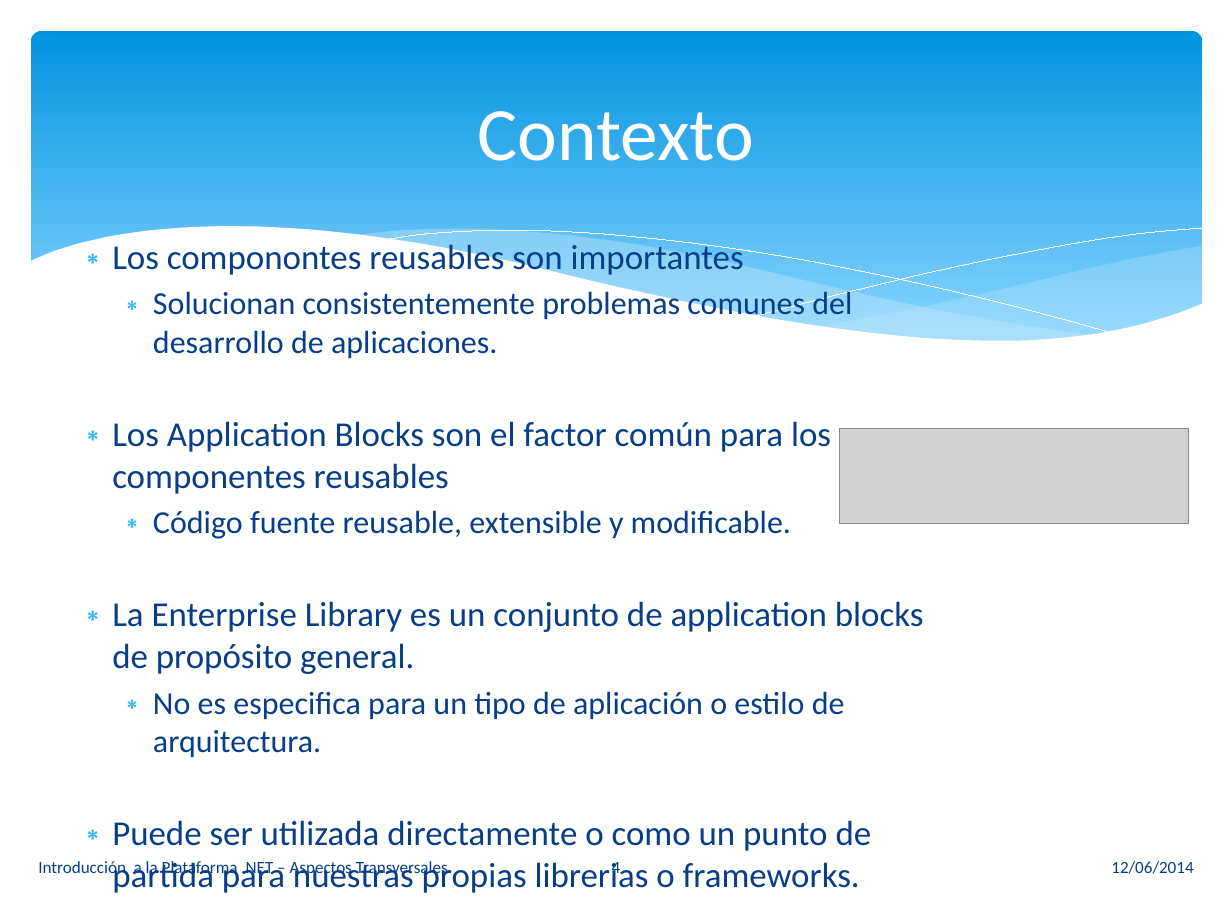
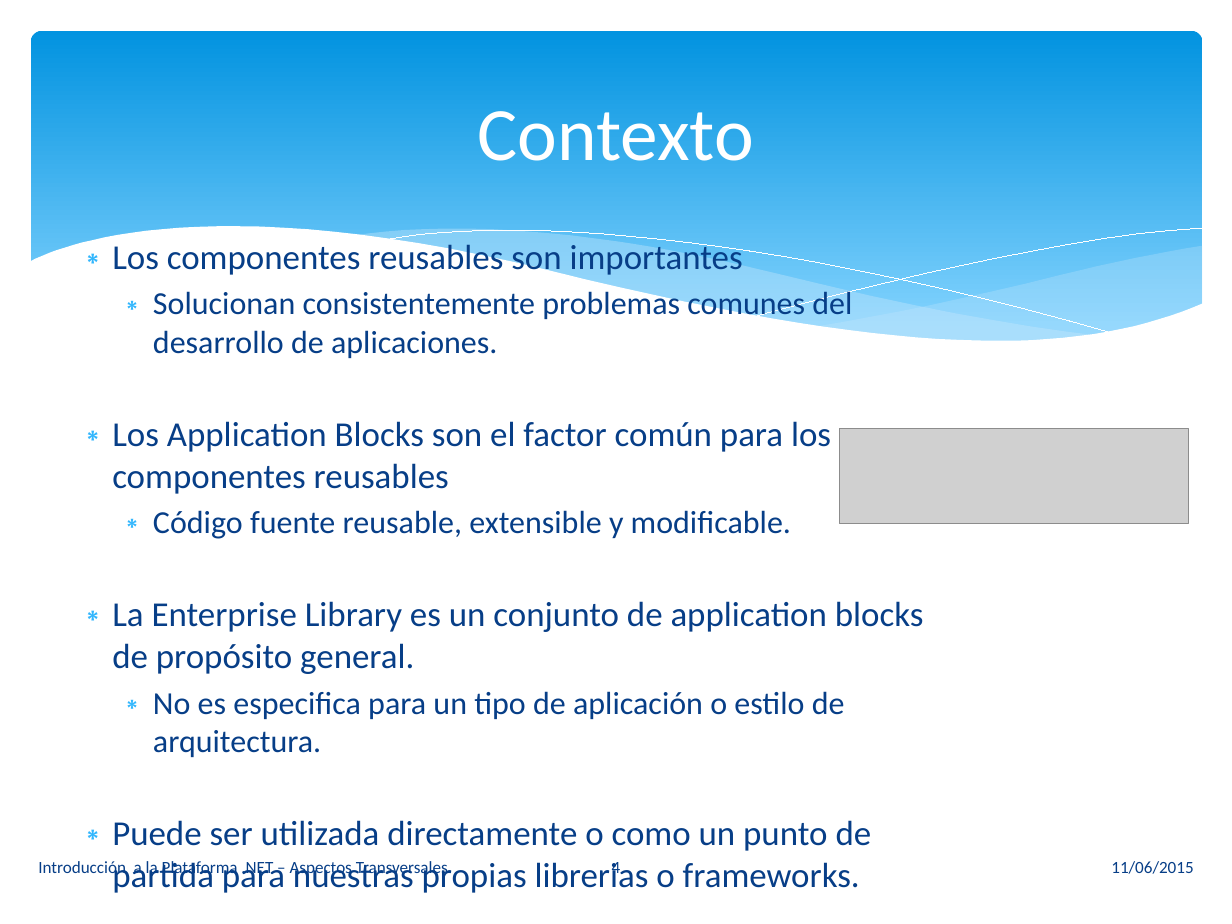
Before and after one commit to vvalotto/UADER-La-Plataforma-de-Desarrollo-.NET, a slide deck: slide 4 of Presentaciones/08. Aspectos Transversales.pptx. Drawn at 1232x924 pixels with LibreOffice and Linux fonts; fonts in the diff are those of the drawing; grey boxes stand for pictures. Boxes give left, top, right and bottom in pixels: in the first picture for what was removed or moved away, otherwise in the second. Text is boxed around its words. In the diff, an @@ line names an element or a change of style, - is before the commit and + after.

```diff
--- a/Presentaciones/08. Aspectos Transversales.pptx
+++ b/Presentaciones/08. Aspectos Transversales.pptx
@@ text at [112,240,743,278]: text changed @@
-∗ Los componontes reusables son importantes
+∗ Los componentes reusables son importantes
@@ text at [1111,861,1193,874]: text changed @@
-12/06/2014
+11/06/2015
```
Also in this commit, not shown: 30 other slides changed, 12 other files.
